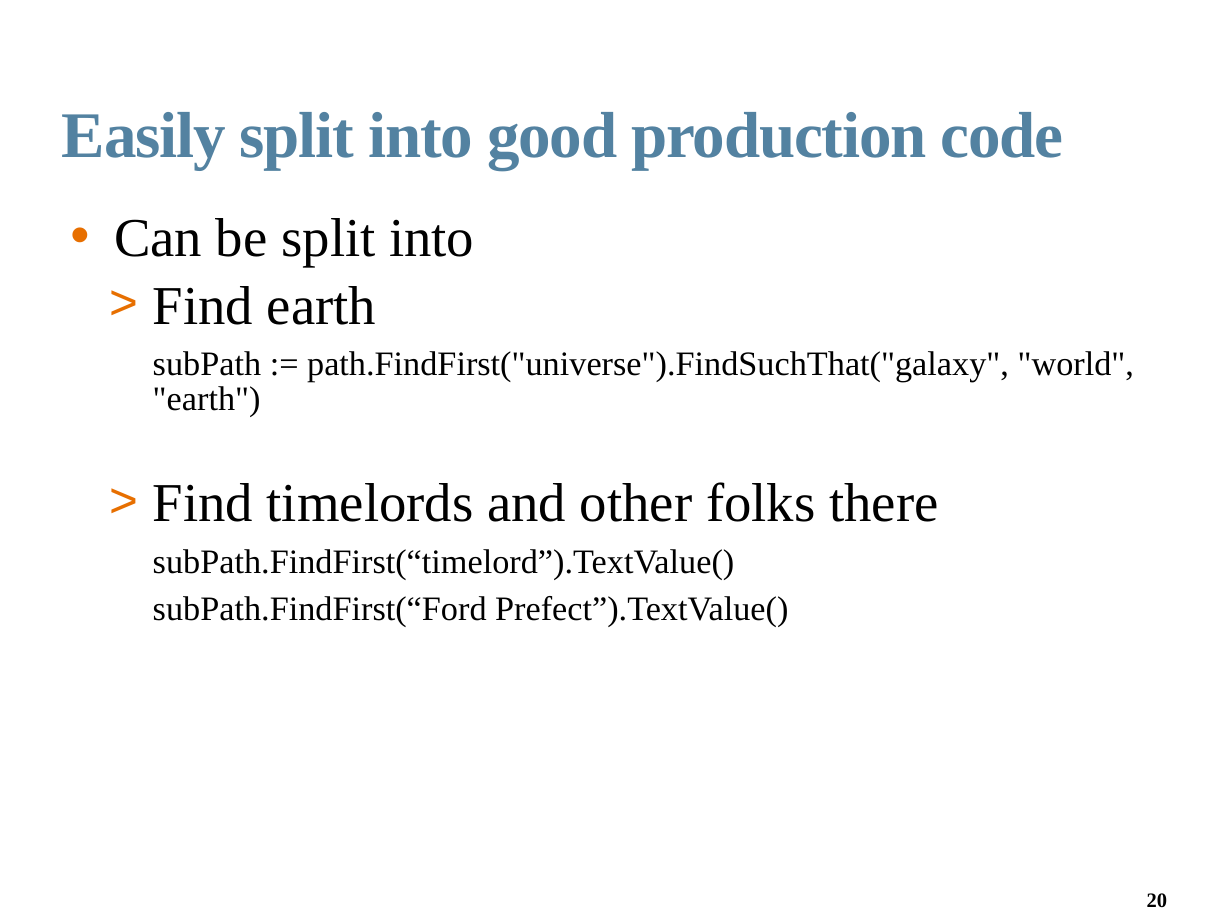
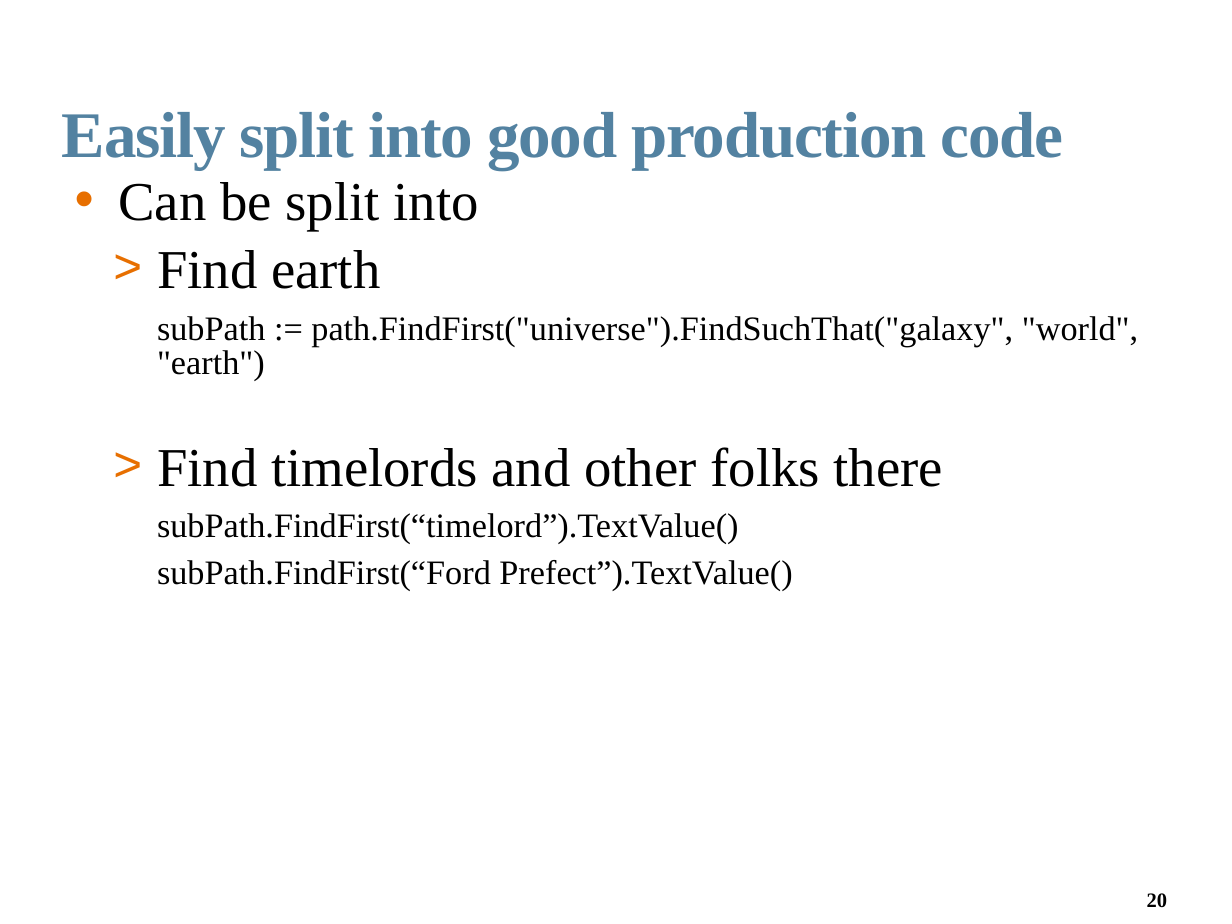
Before and after one commit to davecb/jxpath, a slide deck: slide 20 of Thirteen_Talk.odp. Drawn at 1232x924 pixels with LibreOffice and Linux fonts; fonts in the diff are those of the drawing; background and template pictures are left out. Boxes give left, top, right and bottom in pixels: in the first picture for what was removed or moved away, otherwise in the second. Text is boxed around its words. In the diff, an @@ line names an element or a change of style, - is before the commit and + after.

```diff
--- a/Thirteen_Talk.odp
+++ b/Thirteen_Talk.odp
@@ text "Can be split into": place and size @@
-text "Can be split into" at (114,218,1134,627)
+text "Can be split into" at (118,182,1138,591)
```
Also in this commit, not shown: 2 other slides changed, 1 slide added, 2 other files.
